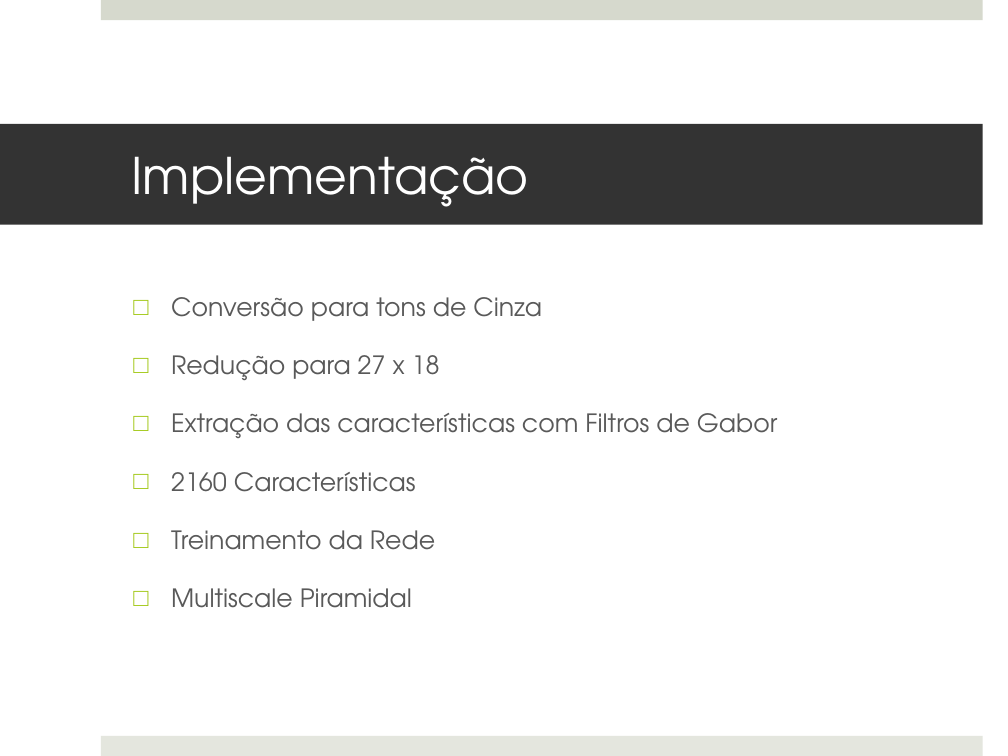
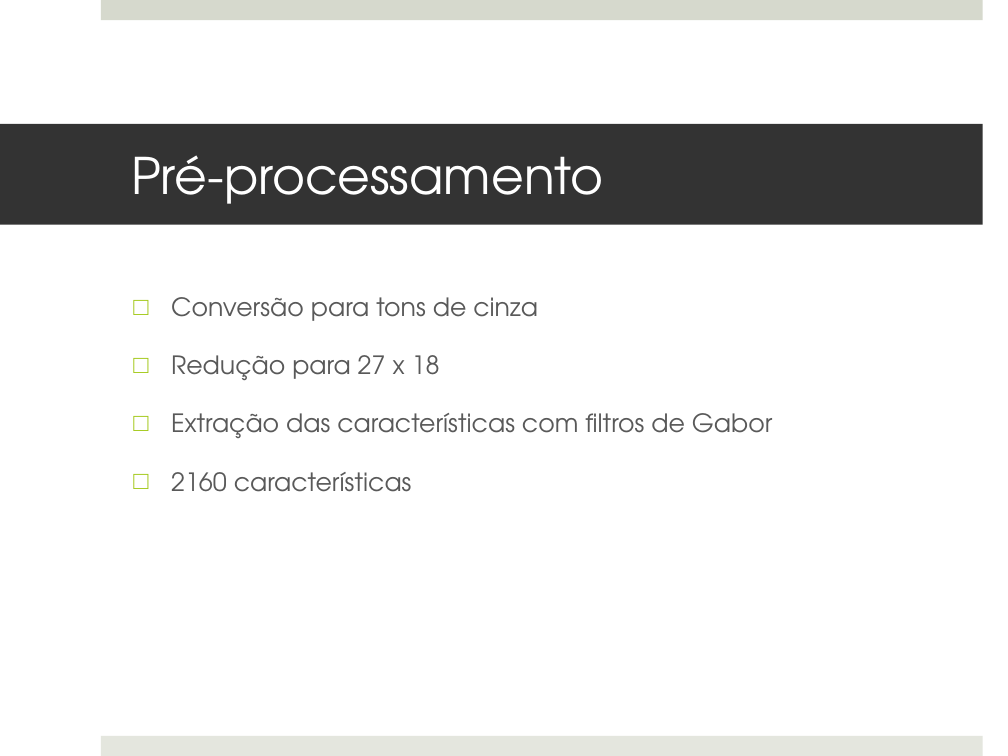
Before and after one commit to MarioBajr/Redes-Neurais, a slide deck: slide 26 of projeto PI.pptx (slide 23 before the commit). Drawn at 1008x756 pixels with LibreOffice and Linux fonts; fonts in the diff are those of the drawing. Boxes give left, top, right and bottom in pixels: in the first picture for what was removed or moved away, otherwise in the second. Text is boxed around its words. In the diff, an @@ line names an element or a change of style, - is before the commit and + after.

```diff
--- a/projeto PI.pptx
+++ b/projeto PI.pptx
@@ title at [131, 155, 603, 204]: text changed @@
-Implementação
+Pré-processamento
@@ text at [171, 297, 538, 321]: text changed @@
-□ Conversão para tons de Cinza
+□ Conversão para tons de cinza
@@ text at [171, 413, 772, 492]: text changed @@
-□ Extração das características com Filtros de Gabor
-□ 2160 Características
-□ Treinamento da Rede
-□ Multiscale Piramidal
+□ Extração das características com filtros de Gabor
+□ 2160 características
```
Also in this commit, not shown: 6 other slides changed, 4 slides added, 9 slides removed.
